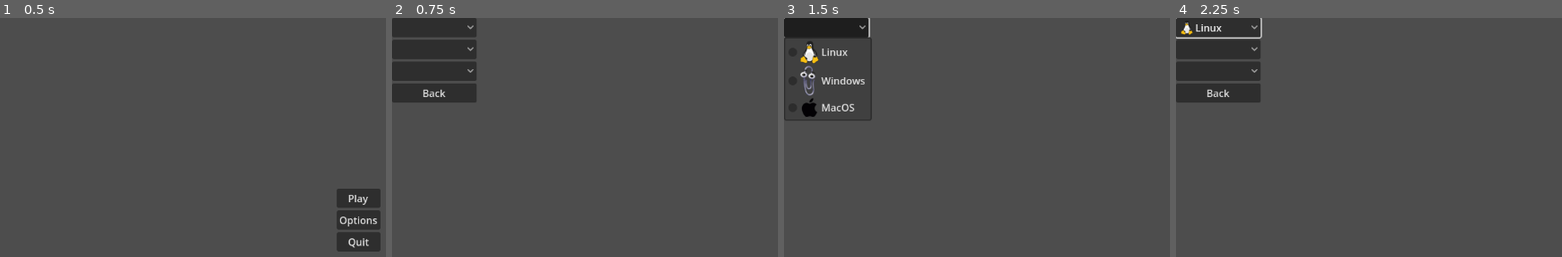
Above: before the commit, frames 1-4 (left to right).
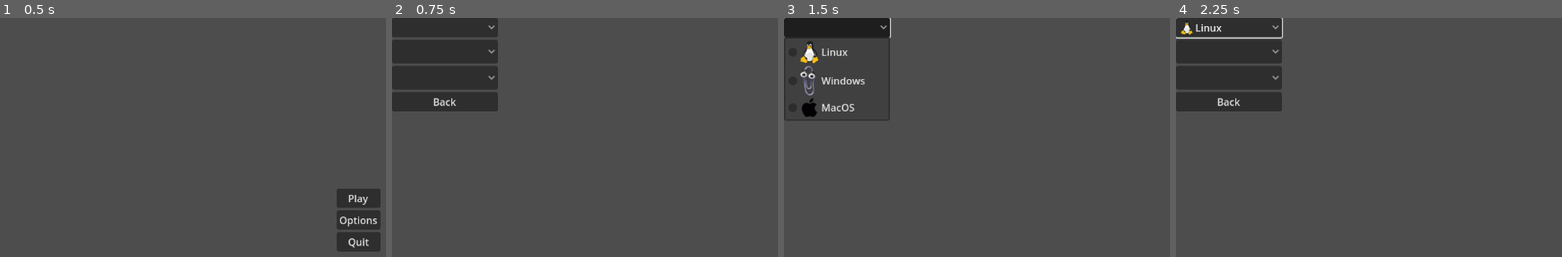
Above: after the commit, the same moments.

Repository: rutesantos4/ram-killer-scale-game-off-2023
Game: Godot game, scene res://main_menu.tscn
Two runs of this game, one before a commit and one after it. Both use one fixed random seed, a clock stepped at 60 frames per second and the inputs below.
Inputs (mouse positions are in pixels of both pictures, inside the frame that each line leads up to; where the layout moved, square brackets give the same spot in the first picture):
- Up to frame 1 (0.5 s): no input
- Up to frame 2 (0.75 s): click "Play" at 0.5 s
- Up to frame 3 (1.5 s): click (838, 27) [826, 27] at 1.25 s
- Up to frame 4 (2.25 s): click (1230, 51) [1218, 49] at 2 s

Frame 1 is identical in both runs. In frame 2, 3.6% of the frame differs, in the area x 0-28%, y 0-40%; in frame 3, 0.6%; in frame 4, 3.7%.

Commit message:
style: add images to option button items

Diff:
--- a/selection_menu.tscn
+++ b/selection_menu.tscn
@@ -4,6 +4,8 @@
 [ext_resource type="Texture2D" uid="uid://obdgkjqvb2li" path="res://images/Linux-Mascot.png" id="2_i520t"]
 [ext_resource type="Texture2D" uid="uid://c633nv1kfq8r0" path="res://images/Windows-Mascot.png" id="3_i5ugp"]
 [ext_resource type="Texture2D" uid="uid://c5v7beioopjv2" path="res://images/MacOS-Mascot.png" id="4_om7k6"]
+[ext_resource type="Texture2D" uid="uid://y2yedboo6xly" path="res://images/Chrome-icon.png" id="5_4d51y"]
+[ext_resource type="Texture2D" uid="uid://djr0ryr0i1uif" path="res://images/Motherboard-icon.png" id="6_hv0ay"]
 
 [node name="Selection Menu" type="Control"]
 layout_mode = 3
@@ -40,12 +42,14 @@
 layout_mode = 2
 item_count = 1
 popup/item_0/text = "Chrome"
+popup/item_0/icon = ExtResource("5_4d51y")
 popup/item_0/id = 0
 
 [node name="Map" type="OptionButton" parent="MarginContainer/VBoxContainer"]
 layout_mode = 2
 item_count = 1
 popup/item_0/text = "Motherboard"
+popup/item_0/icon = ExtResource("6_hv0ay")
 popup/item_0/id = 0
 
 [node name="Back" type="Button" parent="MarginContainer/VBoxContainer"]
